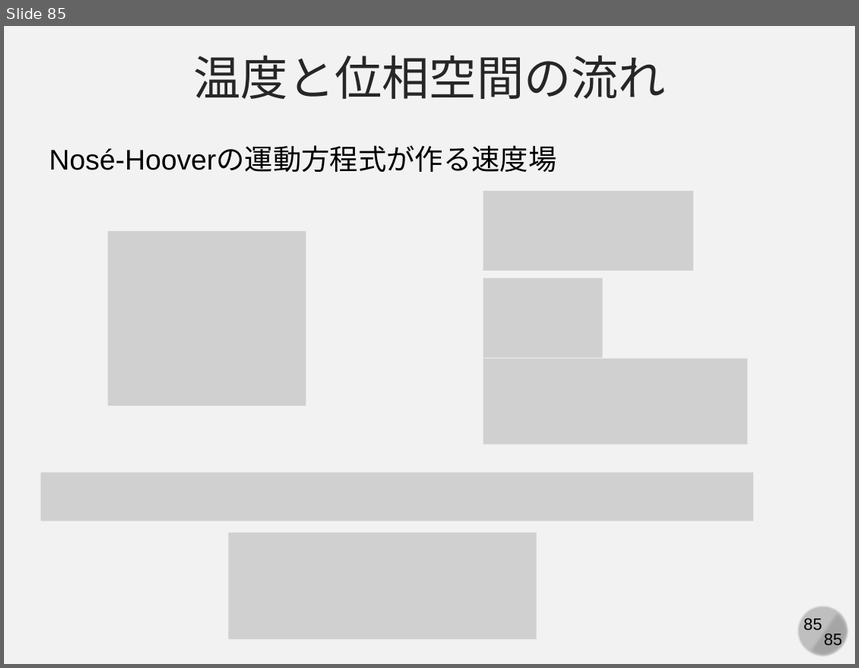
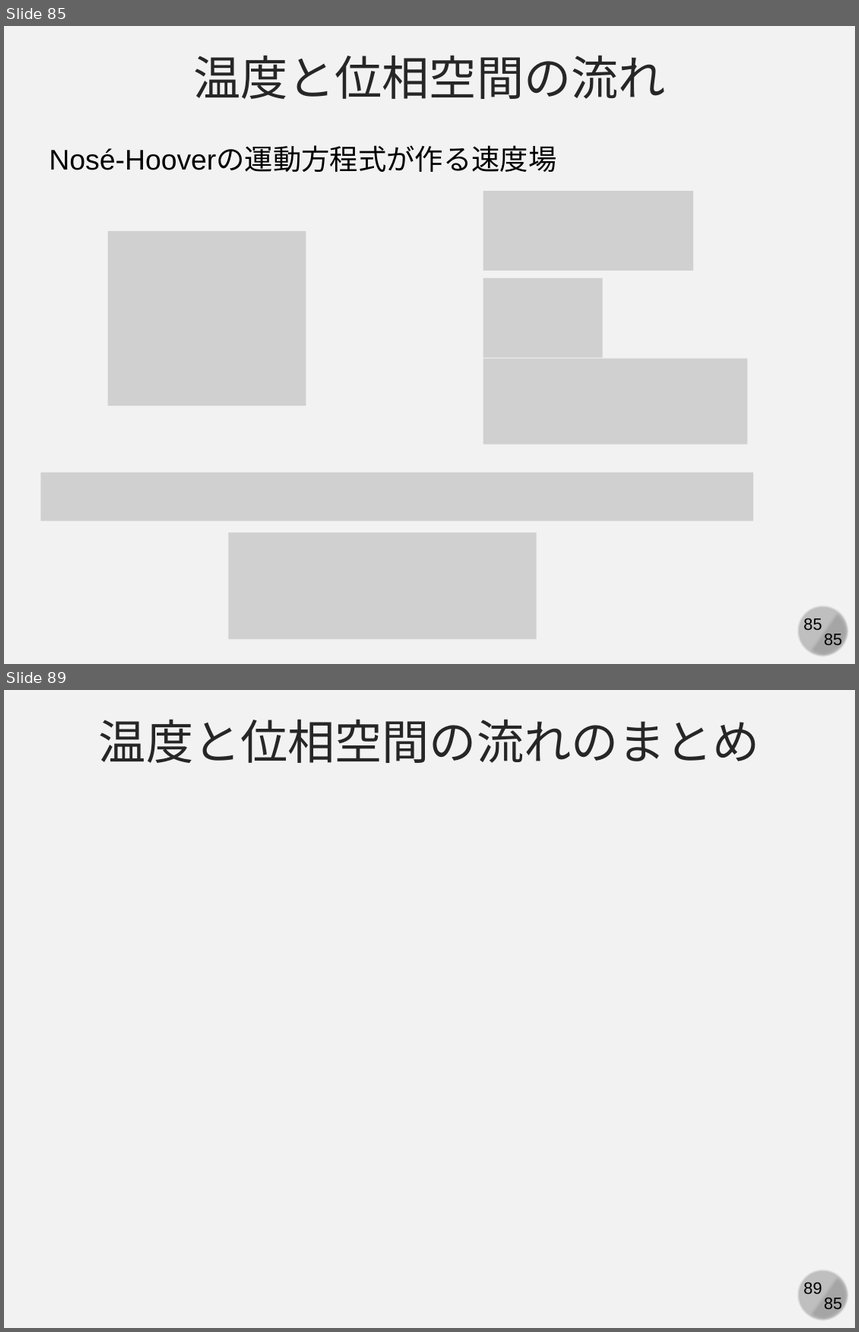
Before and after one commit to kaityo256/simulation_engineering, a slide deck: 06_md_observable/simulation06.pptx. Shown one above the other, each under a label of ours: slide 85 before the commit, slides 85 and 89 after it; the slides between them are not shown. The pictures are 859x668 and 859x1332 pixels, drawn with LibreOffice and Linux fonts; fonts in the diff are those of the drawing; grey boxes stand for pictures. Boxes give left, top, right and bottom in pixels: in the first picture for what was removed or moved away, otherwise in the second. Text is boxed around its words. In the diff, an @@ line names an element or a change of style, - is before the commit and + after.

```diff
--- a/06_md_observable/simulation06.pptx
+++ b/06_md_observable/simulation06.pptx
@@ slide 89 added at [4,690,855,1328], background #F2F2F2; not listed: 4 template elements that a slide beside it also shows @@
@@ text added at [99,719,760,763], 40 pt, text #262626 @@
+温度と位相空間の流れのまとめ
```
Also in this commit, not shown: 2 slides changed, 2 other slides added.
